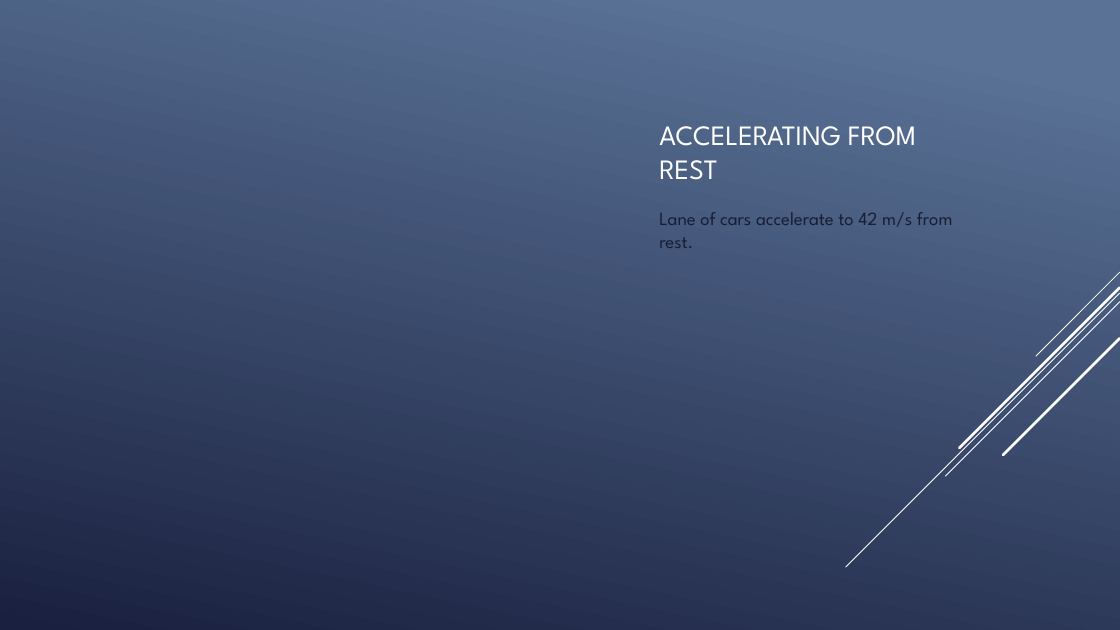
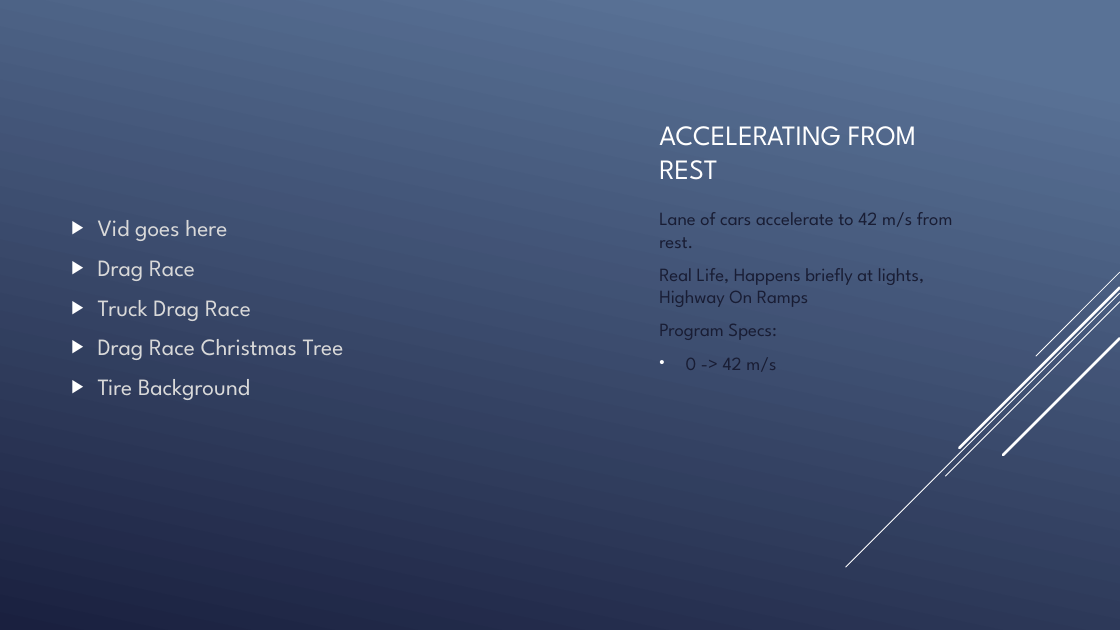
Before and after one commit to joel31245/JoelC_VAC_TrafficFlowFinal, a slide deck: slide 10 of doc/TrafficFlow1Presentation.pptx (slide 11 before the commit). Drawn at 1120x630 pixels with LibreOffice and Linux fonts; fonts in the diff are those of the drawing. Boxes give left, top, right and bottom in pixels: in the first picture for what was removed or moved away, otherwise in the second. Text is boxed around its words. In the diff, an @@ line names an element or a change of style, - is before the commit and + after.

```diff
--- a/doc/TrafficFlow1Presentation.pptx
+++ b/doc/TrafficFlow1Presentation.pptx
@@ text added at (x1=98, y1=220, x2=344, y2=400), 20 pt, text #D9D9D9 @@
+▶ Vid goes here
+▶ Drag Race
+▶ Truck Drag Race
+▶ Drag Race Christmas Tree
+▶ Tire Background
@@ text at (x1=659, y1=268, x2=924, y2=372): paragraphs added @@
+Real Life, Happens briefly at lights, Highway On Ramps
+Program Specs:
+• 0 -> 42 m/s
```
Also in this commit, not shown: 12 other slides changed, 4 slides added, 4 slides removed, 3 other files.
